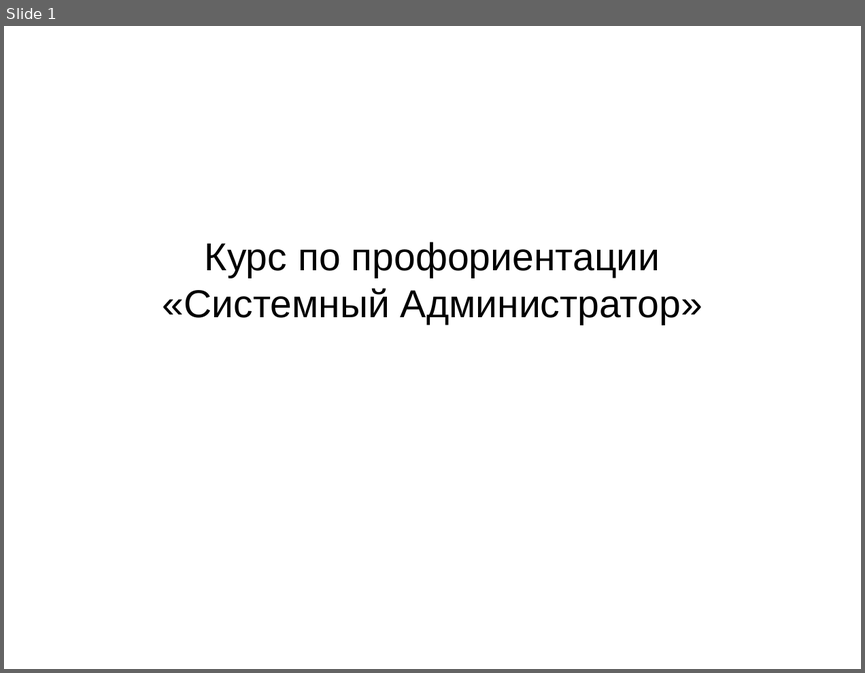
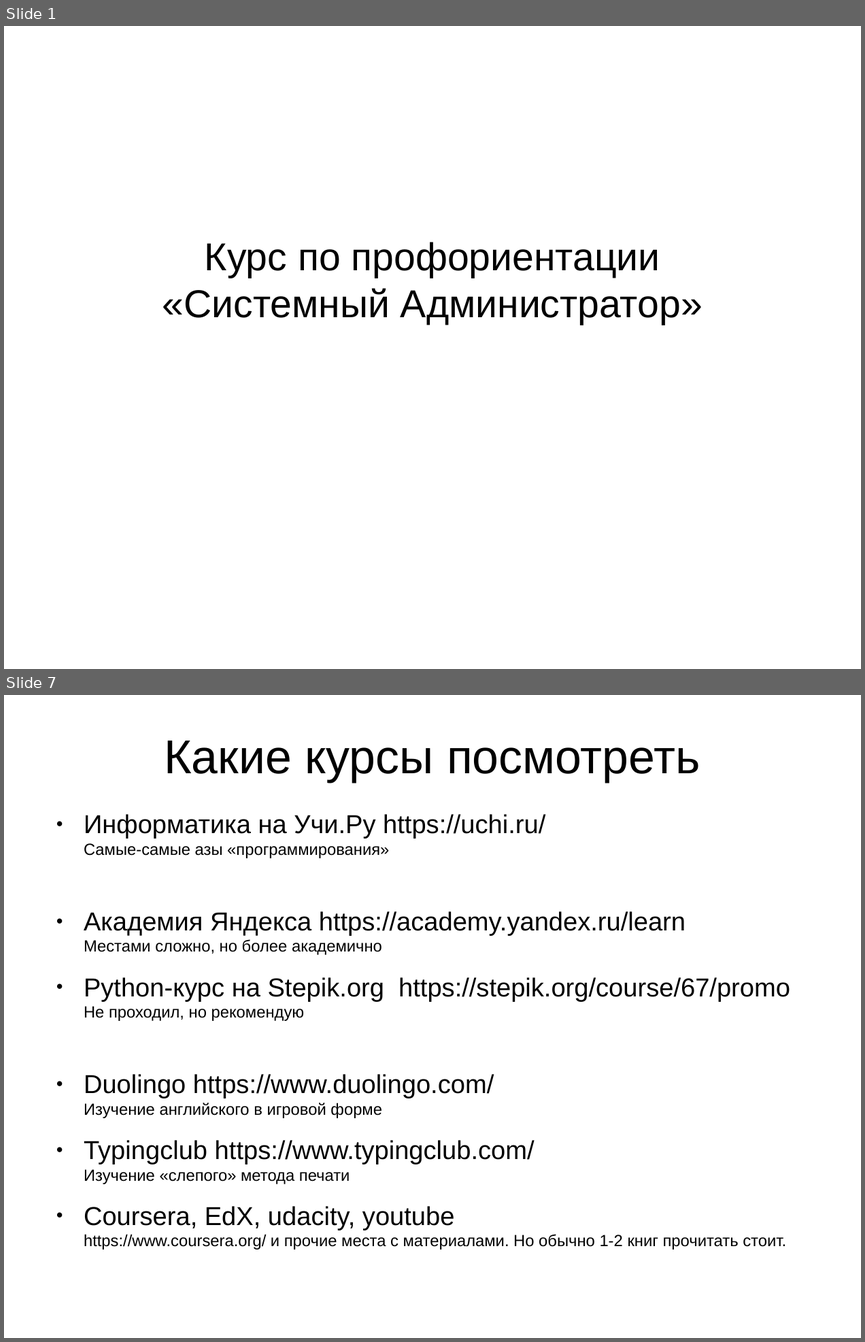
Before and after one commit to j-avdeev/SchoolCourse, a slide deck: ProfOrient.odp. Shown one above the other, each under a label of ours: slide 1 before the commit, slides 1 and 7 after it; the slides between them are not shown. The pictures are 865x673 and 865x1342 pixels, drawn with LibreOffice and Linux fonts; fonts in the diff are those of the drawing. Boxes give left, top, right and bottom in pixels: in the first picture for what was removed or moved away, otherwise in the second. Text is boxed around its words. In the diff, an @@ line names an element or a change of style, - is before the commit and + after.

```diff
--- a/ProfOrient.odp
+++ b/ProfOrient.odp
@@ slide 7 added at bbox=[4, 695, 861, 1338], background #FFFFFF @@
@@ title added at bbox=[164, 741, 700, 782], 44 pt, text #000000 @@
+Какие курсы посмотреть
@@ text added at bbox=[84, 814, 790, 1249], 24 pt, text #000000 @@
+● Информатика на Учи.Ру https://uchi.ru/
+  Самые-самые азы «программирования»
+● Академия Яндекса https://academy.yandex.ru/learn
+  Местами сложно, но более академично
+● Python-курс на Stepik.org https://stepik.org/course/67/promo
+  Не проходил, но рекомендую
+● Duolingo https://www.duolingo.com/
+  Изучение английского в игровой форме
+● Typingclub https://www.typingclub.com/
+  Изучение «слепого» метода печати
+● Coursera, EdX, udacity, youtube
+  https://www.coursera.org/ и прочие места с материалами. Но обычно 1-2 книг прочитать стоит.
```
Also in this commit, not shown: 1 slide changed, 4 other slides added, 2 other files.
